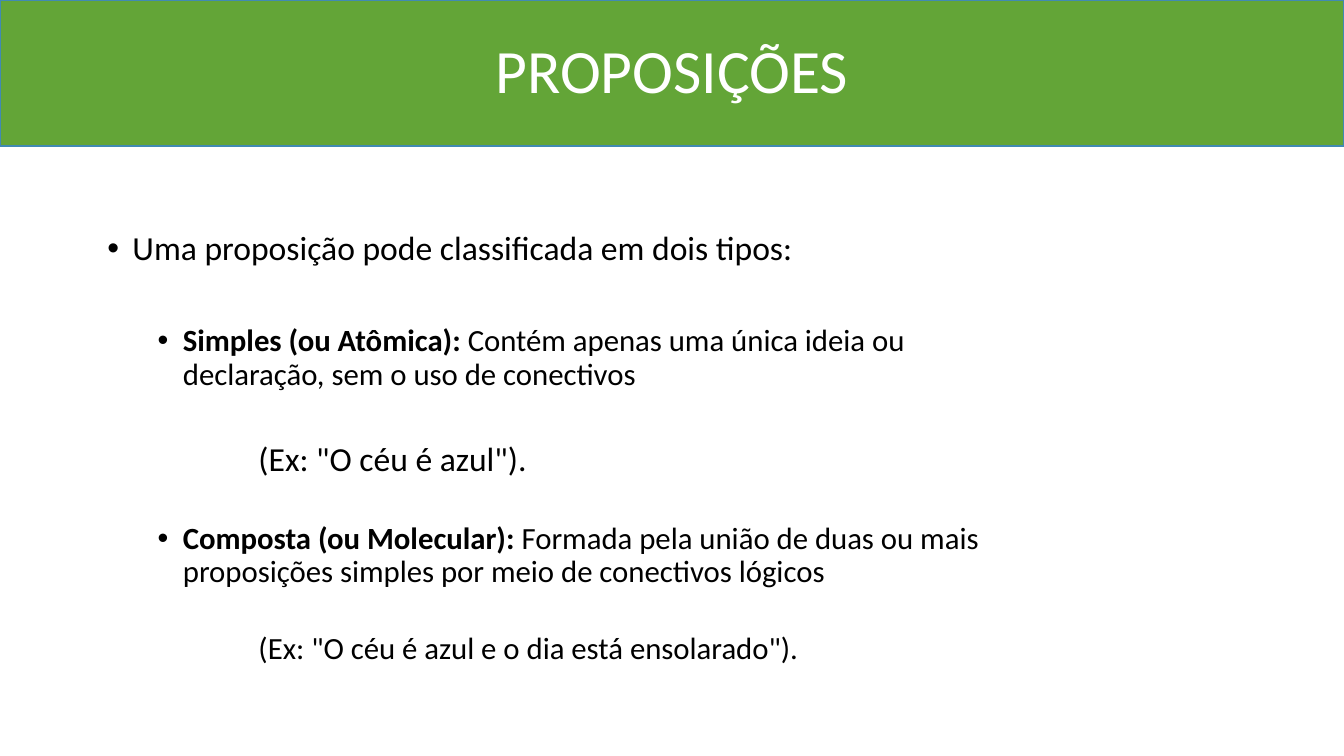
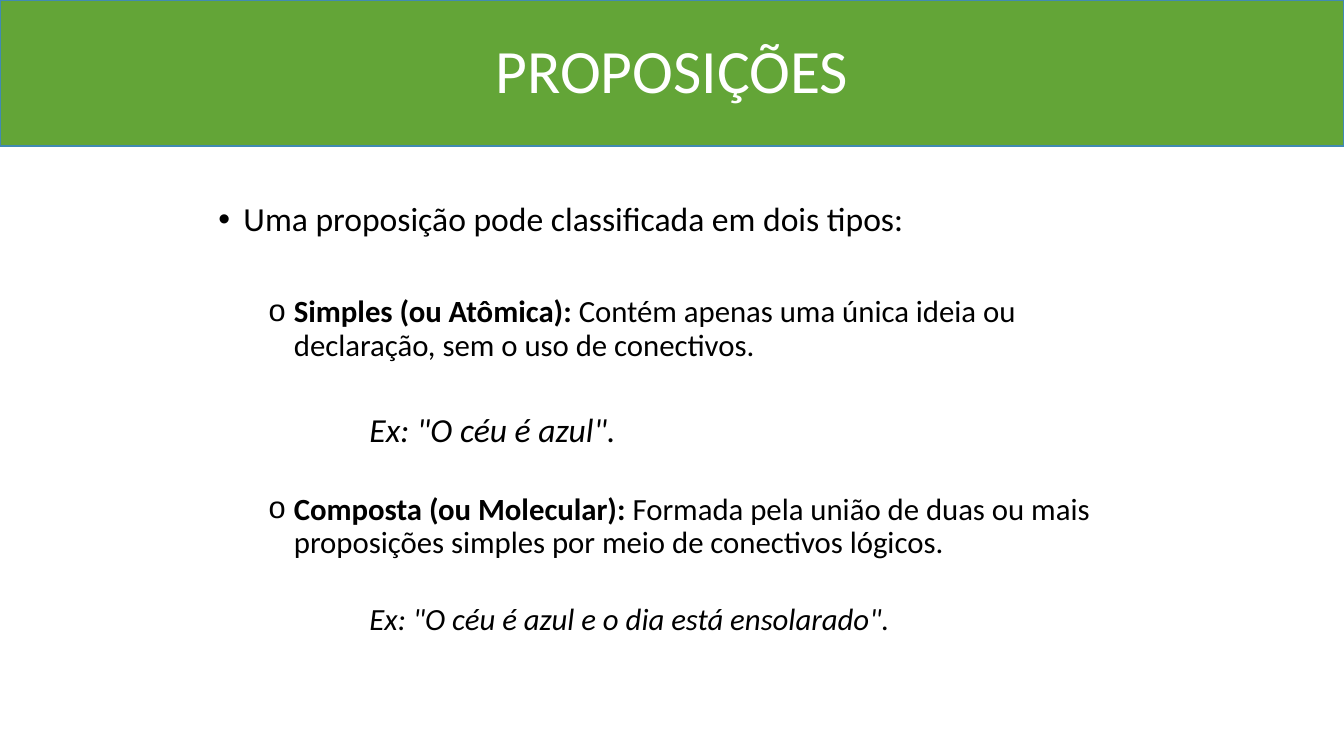
Before and after one commit to Marcio-Salmazo/Aulas, a slide deck: slide 16 of UNIUBE-MD/Teoria_MD.pptx. Drawn at 1344x756 pixels with LibreOffice and Linux fonts; fonts in the diff are those of the drawing. Boxes give left, top, right and bottom in pixels: in the first picture for what was removed or moved away, otherwise in the second. Text is boxed around its words. In the diff, an @@ line names an element or a change of style, - is before the commit and + after.

```diff
--- a/UNIUBE-MD/Teoria_MD.pptx
+++ b/UNIUBE-MD/Teoria_MD.pptx
@@ text "Uma proposição pode classificada em ...": place and size @@
-text "Uma proposição pode classificada em ..." at box(132, 236, 978, 663)
+text "Uma proposição pode classificada em ..." at box(243, 207, 1089, 631)
@@ text at box(294, 299, 1089, 631): text changed @@
-  • Simples (ou Atômica): Contém apenas uma única ideia ou declaração, sem o uso de conectivos
-  (Ex: "O céu é azul").
-  • Composta (ou Molecular): Formada pela união de duas ou mais proposições simples por meio de conectivos lógicos
-  (Ex: "O céu é azul e o dia está ensolarado").
+  o Simples (ou Atômica): Contém apenas uma única ideia ou declaração, sem o uso de conectivos.
+  Ex: "O céu é azul".
+  o Composta (ou Molecular): Formada pela união de duas ou mais proposições simples por meio de conectivos lógicos.
+  Ex: "O céu é azul e o dia está ensolarado".
```
Also in this commit, not shown: 22 other slides changed, 11 slides added, 1 slide removed, 2 other files.
